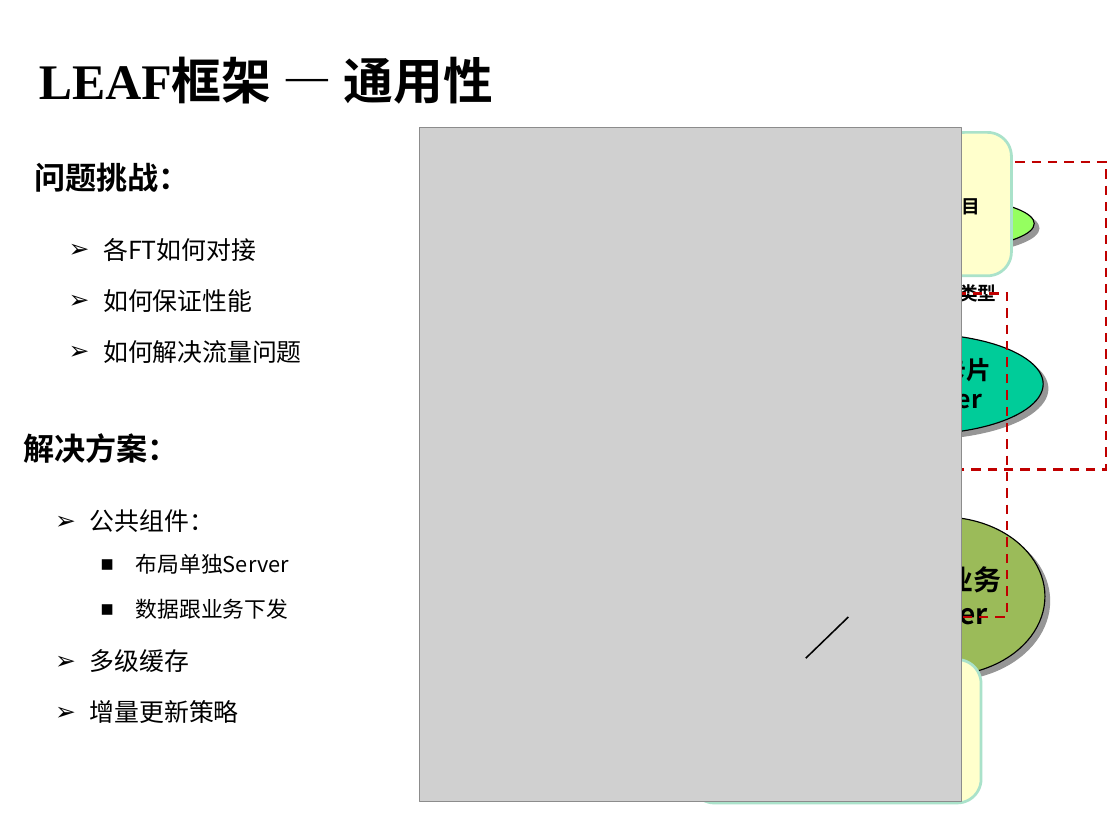
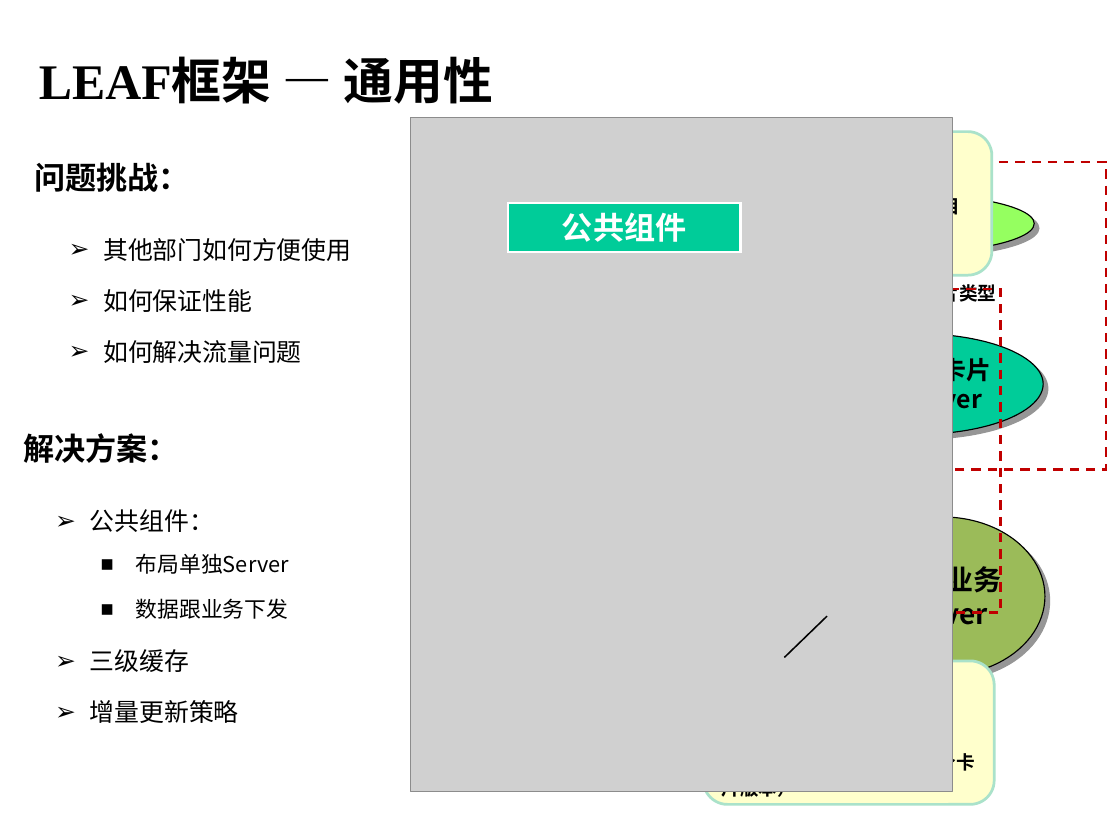
Before and after one commit to hamlingong/data, a slide deck: slide 11 of promote/深圳合肥大连组_hamlingong(龚海龙).ppt. Drawn at 1120x840 pixels with LibreOffice and Linux fonts; fonts in the diff are those of the drawing; grey boxes stand for pictures; background and template pictures are left out. Boxes give left, top, right and bottom in pixels: in the first picture for what was removed or moved away, otherwise in the second. Text is boxed around its words. In the diff, an @@ line names an element or a change of style, - is before the commit and + after.

```diff
--- a/promote/深圳合肥大连组_hamlingong(龚海龙).ppt
+++ b/promote/深圳合肥大连组_hamlingong(龚海龙).ppt
@@ picture: place and size @@
-picture at (419, 128, 961, 802)
+picture at (410, 118, 952, 792)
@@ rounded speech box "缓存策略：(多级缓存)": place and size @@
-rounded speech box "缓存策略：(多级缓存)" at (731, 132, 1011, 276)
+rounded speech box "缓存策略：(多级缓存)" at (711, 132, 991, 276)
@@ rectangle added at (508, 203, 740, 252), fill #00CC99, outline #FFFFFF 1.5 pt, 20 pt, text #FFFFFF, bold @@
+公共组件
@@ text at (103, 238, 351, 261): text changed @@
-  ➢ 各FT如何对接
+  ➢ 其他部门如何方便使用
@@ rectangle: place and size @@
-rectangle at (785, 293, 1007, 617)
+rectangle at (778, 289, 1000, 613)
@@ line moved from (848, 617) - (805, 659) to (827, 616) - (784, 657) @@
@@ text at (90, 649, 189, 672): text changed @@
-  ➢ 多级缓存
+  ➢ 三级缓存
@@ rounded speech box "更新策略：（增量更新）": place and size @@
-rounded speech box "更新策略：（增量更新）" at (690, 660, 981, 803)
+rounded speech box "更新策略：（增量更新）" at (703, 661, 995, 804)
```
Also in this commit, not shown: 15 other slides changed, 1 other file.
